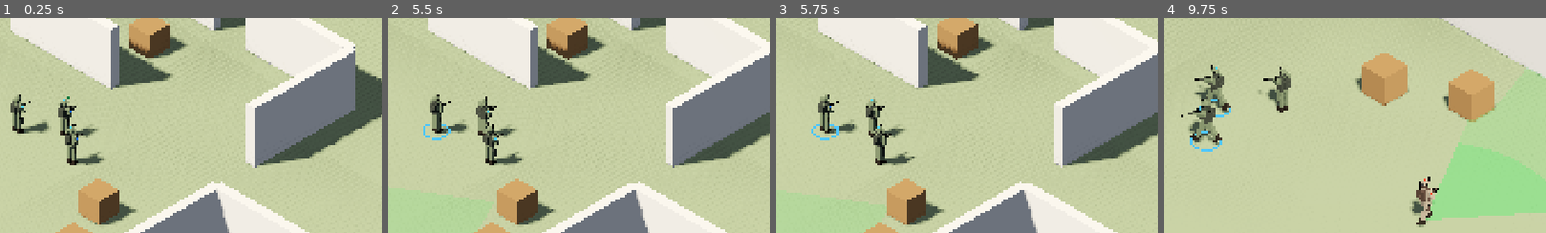
Above: before the commit, frames 1-4 (left to right).
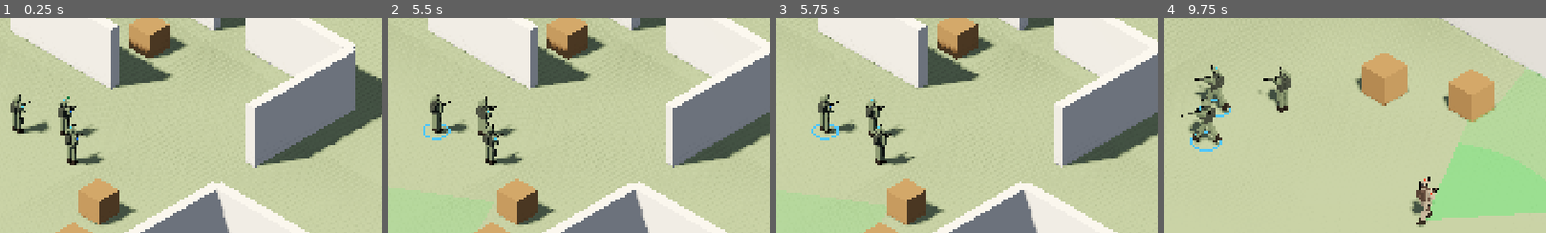
Above: after the commit, the same moments.

Repository: HackTechDev/Commando
Game: Godot game, scene res://scenes/levels/sandbox/sandbox.tscn
The game is run twice, just before and just after one commit, with the same random seed, the same clock (stepped at 60 frames per second) and the same inputs.
Inputs (mouse positions are % of the whole screen's width and height, from its top left):
- Up to frame 1 (0.25 s): no input
- Up to frame 2 (5.5 s): tap Enter at 0.5 s; move the mouse to (45, 70) at 0.52 s; hold Right mouse button (order) 0.53-1.25 s; click (45, 70) at 0.8 s; tap Space at 1.25 s; drag from (80, 65) to (45, 70) at 1.27 s; move the mouse to (20, 35) at 2.02 s; press the mouse at (20, 35) at 2.03 s; tap S (camera_back) at 2.1 s; release the mouse at (20, 35) at 2.75 s; drag from (55, 50) to (20, 35) at 2.77 s; move the mouse to (35, 25) at 3.52 s; hold Home (camera_focus) 3.53-4.25 s; click (35, 25) at 3.8 s; drag from (72, 45) to (35, 25) at 4.27 s; move the mouse to (30, 55) at 5.02 s; press the mouse at (30, 55) at 5.03 s; tap A (camera_left) at 5.1 s
- Up to frame 3 (5.75 s): no input
- Up to frame 4 (9.75 s): release the mouse at (30, 55) at 5.75 s; drag from (60, 28) to (30, 55) at 5.77 s; move the mouse to (45, 70) at 6.52 s; hold Q (camera_rotate_left) 6.53-7.25 s; click (45, 70) at 6.8 s; drag from (80, 65) to (45, 70) at 7.27 s; move the mouse to (20, 35) at 8.02 s; hold Mouse wheel up (camera_zoom_in) 8.03-8.75 s; click (20, 35) at 8.3 s; drag from (55, 50) to (20, 35) at 8.77 s; move the mouse to (35, 25) at 9.52 s; hold Right mouse button (order) from 9.53 s (still down)
The pictures show only the part of the screen within x 42-92%, y 23-73%; the shares and areas given below are measured in that part.

Frames 1-3 are identical in both runs. In frame 4, 0.1% of the frame differs, in the area x 6-13%, y 41-63%.

Commit message:
Collisions et évitement entre unités
Les opérateurs et les ennemis ne se traversent plus : collision physique,
évitement par NavigationAgent3D, priorité aux unités à l'arrêt, pas de côté
en cas de blocage frontal, fin d'ordre quand la destination est occupée.

Co-Authored-By: Claude Fable 5.2 <noreply@anthropic.com>

Diff:
--- a/scenes/enemies/enemy.tscn
+++ b/scenes/enemies/enemy.tscn
@@ -32,7 +32,7 @@
 
 [node name="Enemy" type="CharacterBody3D" groups=["enemies"]]
 collision_layer = 8
-collision_mask = 3
+collision_mask = 15
 script = ExtResource("1")
 stats = ExtResource("4")
 
@@ -75,6 +75,12 @@
 path_desired_distance = 0.4
 path_height_offset = 0.5
 target_desired_distance = 0.25
+avoidance_enabled = true
+radius = 0.45
+neighbor_distance = 6.0
+max_neighbors = 8
+time_horizon_agents = 0.8
+max_speed = 7.0
 
 [node name="HealthComponent" type="Node" parent="."]
 script = ExtResource("6")
--- a/scenes/units/commando.tscn
+++ b/scenes/units/commando.tscn
@@ -21,7 +21,7 @@
 
 [node name="Commando" type="CharacterBody3D" groups=["commandos"]]
 collision_layer = 4
-collision_mask = 3
+collision_mask = 15
 script = ExtResource("1")
 stats = ExtResource("3")
 
@@ -43,6 +43,12 @@
 path_desired_distance = 0.4
 path_height_offset = 0.5
 target_desired_distance = 0.25
+avoidance_enabled = true
+radius = 0.45
+neighbor_distance = 6.0
+max_neighbors = 8
+time_horizon_agents = 0.8
+max_speed = 7.0
 
 [node name="HealthComponent" type="Node" parent="."]
 script = ExtResource("4")
--- a/scripts/enemies/enemy.gd
+++ b/scripts/enemies/enemy.gd
@@ -18,6 +18,11 @@
 ## Chemin de patrouille (points de la courbe), parcouru en boucle.
 @export var patrol_path: Path3D
 
+## Évitement : en dessous de cette part de la vitesse voulue, l'unité est
+## considérée comme bloquée et fait un pas de côté.
+const BLOCKED_RATIO := 0.4
+const SIDESTEP_RATIO := 0.7
+
 var state: State = State.PATROL
 var is_dead: bool = false
 ## Jauge de détection, de 0 (rien vu) à 1 (repéré).
@@ -31,6 +36,9 @@
 var _memory_left: float = 0.0
 var _chase_arrived: bool = false
 var _fire_cooldown: float = 0.0
+var _vertical_velocity: float = 0.0
+var _wants_to_move: bool = false
+var _desired_velocity: Vector3
 var _gravity: float = ProjectSettings.get_setting("physics/3d/default_gravity")
 
 @onready var _agent: NavigationAgent3D = $NavigationAgent3D
@@ -45,6 +53,7 @@
 func _ready() -> void:
 	health.reset(stats.max_health)
 	health.died.connect(_on_died)
+	_agent.velocity_computed.connect(_apply_velocity)
 	if patrol_path and patrol_path.curve:
 		for i in patrol_path.curve.point_count:
 			_waypoints.append(patrol_path.to_global(patrol_path.curve.get_point_position(i)))
@@ -68,9 +77,29 @@
 		State.ALERT:
 			horizontal = _alert(delta)
 
-	velocity.x = horizontal.x
-	velocity.z = horizontal.z
-	velocity.y = 0.0 if is_on_floor() else velocity.y - _gravity * delta
+	_vertical_velocity = 0.0 if is_on_floor() else velocity.y - _gravity * delta
+	_wants_to_move = horizontal != Vector3.ZERO
+	_desired_velocity = horizontal
+	# Une unité à l'arrêt est prioritaire : ce sont les autres qui la contournent.
+	_agent.avoidance_priority = 0.5 if _wants_to_move else 1.0
+	if _agent.avoidance_enabled:
+		# L'évitement renvoie une vitesse corrigée via `velocity_computed`.
+		_agent.velocity = horizontal
+	else:
+		_apply_velocity(horizontal)
+
+
+## Applique la vitesse horizontale (éventuellement corrigée par l'évitement).
+func _apply_velocity(horizontal: Vector3) -> void:
+	if is_dead:
+		return
+	# Une unité à l'arrêt ne se laisse pas pousser par l'évitement.
+	if not _wants_to_move:
+		horizontal = Vector3.ZERO
+	elif horizontal.length() < BLOCKED_RATIO * _desired_velocity.length():
+		# Freiné presque à l'arrêt par une unité pile en face : pas de côté.
+		horizontal += _desired_velocity.cross(Vector3.UP) * SIDESTEP_RATIO
+	velocity = Vector3(horizontal.x, _vertical_velocity, horizontal.z)
 	move_and_slide()
 	var speed := Vector2(velocity.x, velocity.z).length()
 	_model.move_ratio = 2.0 * speed / stats.chase_speed if state == State.ALERT else 0.6 * speed / stats.patrol_speed
@@ -98,6 +127,7 @@
 	velocity = Vector3.ZERO
 	remove_from_group(&"enemies")
 	collision_layer = 0
+	_agent.avoidance_enabled = false
 	_model.is_dead = true
 	_model.move_ratio = 0.0
 	_vision.visible = false
--- a/scripts/units/commando.gd
+++ b/scripts/units/commando.gd
@@ -5,6 +5,13 @@
 signal selected_changed(is_selected: bool)
 
 const MASK_OCCLUDERS := 0b10
+## Évitement : en dessous de cette part de la vitesse voulue, l'unité est
+## considérée comme bloquée et fait un pas de côté.
+const BLOCKED_RATIO := 0.4
+const SIDESTEP_RATIO := 0.7
+const STUCK_PROGRESS := 0.05
+const STUCK_DELAY := 0.6
+const STUCK_GOAL_DISTANCE := 2.0
 
 @export var stats: UnitStats
 ## Numéro de l'unité dans l'escouade (touches 1 à 6).
@@ -24,6 +31,11 @@
 var _attack_target: Enemy
 var _fire_cooldown: float = 0.0
 var _reload_left: float = 0.0
+var _vertical_velocity: float = 0.0
+var _wants_to_move: bool = false
+var _desired_velocity: Vector3
+var _stuck_time: float = 0.0
+var _best_goal_distance: float = INF
 var _gravity: float = ProjectSettings.get_setting("physics/3d/default_gravity")
 
 @onready var _agent: NavigationAgent3D = $NavigationAgent3D
@@ -38,6 +50,7 @@
 	ammo_reserve = stats.reserve_ammo
 	health.health_changed.connect(_on_health_changed)
 	health.died.connect(_on_died)
+	_agent.velocity_computed.connect(_apply_velocity)
 
 
 func _physics_process(delta: float) -> void:
@@ -53,13 +66,50 @@
 		else:
 			horizontal = _follow_path(delta)
 
-	velocity.x = horizontal.x
-	velocity.z = horizontal.z
-	velocity.y = 0.0 if is_on_floor() else velocity.y - _gravity * delta
+	_vertical_velocity = 0.0 if is_on_floor() else velocity.y - _gravity * delta
+	_update_stuck(delta, horizontal)
+	_wants_to_move = horizontal != Vector3.ZERO
+	_desired_velocity = horizontal
+	# Une unité à l'arrêt est prioritaire : ce sont les autres qui la contournent.
+	_agent.avoidance_priority = 0.5 if _wants_to_move else 1.0
+	if _agent.avoidance_enabled:
+		# L'évitement renvoie une vitesse corrigée via `velocity_computed`.
+		_agent.velocity = horizontal
+	else:
+		_apply_velocity(horizontal)
+
+
+## Applique la vitesse horizontale (éventuellement corrigée par l'évitement).
+func _apply_velocity(horizontal: Vector3) -> void:
+	# Une unité à l'arrêt ne se laisse pas pousser par l'évitement.
+	if not _wants_to_move:
+		horizontal = Vector3.ZERO
+	elif horizontal.length() < BLOCKED_RATIO * _desired_velocity.length():
+		# Freiné presque à l'arrêt par une unité pile en face : pas de côté.
+		horizontal += _desired_velocity.cross(Vector3.UP) * SIDESTEP_RATIO
+	velocity = Vector3(horizontal.x, _vertical_velocity, horizontal.z)
 	move_and_slide()
-
 	_model.posture = posture
 	_model.move_ratio = Vector2(velocity.x, velocity.z).length() / stats.walk_speed
+
+
+## Abandonne un ordre de déplacement dont la destination est occupée par une
+## autre unité : près du but et sans s'en rapprocher, on considère qu'on est arrivé.
+func _update_stuck(delta: float, desired: Vector3) -> void:
+	if not _has_order or desired == Vector3.ZERO:
+		_stuck_time = 0.0
+		_best_goal_distance = INF
+		return
+	var goal_distance := global_position.distance_to(_agent.target_position)
+	if goal_distance < _best_goal_distance - STUCK_PROGRESS:
+		_best_goal_distance = goal_distance
+		_stuck_time = 0.0
+	elif goal_distance < STUCK_GOAL_DISTANCE:
+		_stuck_time += delta
+		if _stuck_time > STUCK_DELAY:
+			_has_order = false
+			_stuck_time = 0.0
+			_best_goal_distance = INF
 
 
 ## Ordonne un déplacement vers `target`. `run` n'a d'effet que debout.
@@ -69,6 +119,7 @@
 	_attack_target = null
 	_running = run
 	_has_order = true
+	_best_goal_distance = INF
 	_agent.target_position = target
 
 
@@ -230,6 +281,7 @@
 	_attack_target = null
 	remove_from_group(&"commandos")
 	collision_layer = 0
+	_agent.avoidance_enabled = false
 	_model.is_dead = true
 	SelectionManager.remove(self)
 	EventBus.unit_died.emit(self)
Not shown, changed: CHANGELOG.md
Not shown, changed: DECISIONS.md
